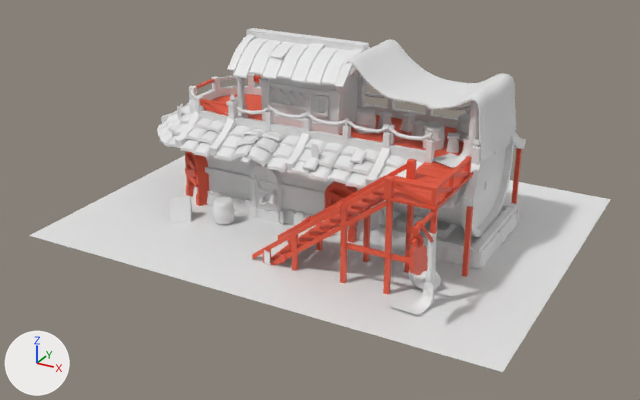
Two versions of the FBX model Assets/Models/Environment/TotalSceneSketch_01.fbx, one commit apart.
The view is the same before and after, from a camera (50 mm lens) standing at (7.23, -14.0, 7.09) and looking at (0.03, -0.9, 0.55). The lights are fixed; the arrows at lower left show +X, +Y and +Z. Where no turn or scale is listed for an object, it has been applied to the vertices. Vertices at the same position are counted once.

Before the edit, the objects in view are built like this:
```python
me_plane_082 = bpy.data.meshes.new('Plane.082')
me_plane_082.from_pydata([(-4.45, -3.39, 0.0), (4.45, -3.39, 0.0), (-4.45, 3.39, 0.0), (4.45, 3.39, 0.0)], [], [(0, 1, 3, 2)])
me_plane_082.materials.append(mat_ground)  # white #e7e7e7
me_plane_108 = bpy.data.meshes.new('Plane.108')
me_plane_108.from_pydata(...)  # 13927 vertices, 12094 faces; spans x -2414590.0..4699798.0, y -2616580.0..1022959.0, z -2680961.0..2331454.0
# faces by material slot: [1526, 1498, 762, 217, 4681, 1196, 2214]
me_plane_108.materials.append(mat_tileset6)  # white #e7e7e7
me_plane_108.materials.append(mat_tileset4)  # white #e7e7e7
me_plane_108.materials.append(mat_tileset5)  # white #e7e7e7
me_plane_108.materials.append(mat_plants)  # white #e7e7e7
me_plane_108.materials.append(mat_tileset2)  # white #e7e7e7
me_plane_108.materials.append(mat_tileset1)  # red #e7593e
me_plane_108.materials.append(mat_tileset3)  # white #e7e7e7
ob_plane_001 = bpy.data.objects.new('Plane.001', me_plane_082)
ob_plane_001.location = (0.05, -0.43, 0.02)
ob_plane_150 = bpy.data.objects.new('Plane.150', me_plane_108)
ob_plane_150.location = (-1.43, -0.67, 0.69)
ob_plane_150.rotation_euler = (-1.571, 0.0, 0.0)  # degrees (-90, 0, 0)
ob_plane_150.scale = (0.0, 0.0, 0.0)
```
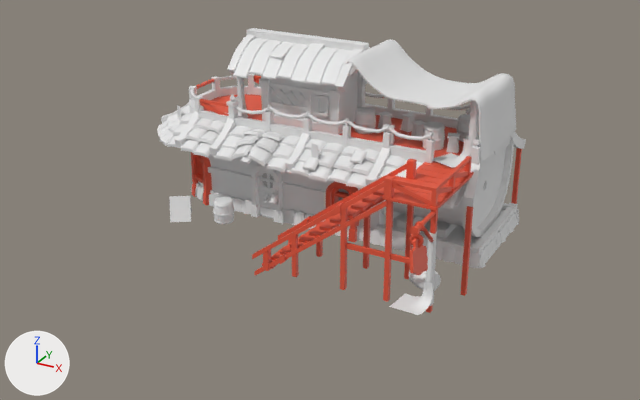
Location of each change, [x1, y1, x2, y2] in pixels of the pictures (640 x 400 px; the box of a moved part takes in the faces that stretch with it):
'Plane.150', reshaped, moved, turned, rescaled: [157, 28, 526, 315] in both
'Plane.001', deleted: before [29, 155, 611, 372]
'Door', added: after [258, 170, 275, 219]
'DoorGlass', added: after [262, 173, 274, 188]
'pPlane1', added: after [259, 189, 349, 218]
part 1 of me_plane_108, moved or reshaped: before [190, 155, 193, 161]; after [196, 155, 201, 175]
part 2 of me_plane_108, moved or reshaped (not visible before): after [195, 174, 203, 183]
part 3 of me_plane_108, moved or reshaped (not visible before): after [332, 187, 350, 205]
part 4 of me_plane_108, moved or reshaped: before [249, 178, 256, 186]; after [336, 191, 349, 195]
part 5 of me_plane_108, moved or reshaped (not visible afterwards): before [331, 188, 348, 205]
part 6 of me_plane_108, moved or reshaped: before [213, 197, 235, 224]; after [456, 114, 470, 142]
part 7 of me_plane_108, built on: before [205, 155, 473, 245]; after [160, 69, 526, 315]

The change, as a list of edits to the scene's bpy script:
```text
Change me_plane_108:
    used by ob_plane_150; location = (-1.43, -0.67, 0.69); rotation_euler = (-1.571, 0.0, 0.0), in degrees (-90, 0, 0); scale = (0.0, 0.0, 0.0)
    remove me_plane_108.from_pydata(...)  # 13927 vertices, 12094 faces; spans x -2414590.0..4699798.0, y -2616580.0..1022959.0, z -2680961.0..2331454.0
    add me_plane_108.from_pydata(...)  # 13916 vertices, 11981 faces; spans x -356.0..356.0, y -182.0..182.0, z -251.0..251.0
    me_plane_108 part 1: the loose piece of 47 vertices spanning x -1449952.0..-1047031.0, y -321840.0..271027.0, z -453222.0..-187105.0 is scaled about its middle by (0.000102, -0.0001, -9.38e-05), then moved by (1248260.0, 25329.0, 320167.0), in mat_tileset7 (red #e7593e)
    me_plane_108 part 2: the loose piece of 8 vertices spanning x -1479836.0..-1054215.0, y 215549.0..278103.0, z -509740.0..-190024.0 is scaled about its middle by (0.000102, -0.0001, -9.49e-05), then moved by (1266793.0, -246930.0, 349888.0), in mat_tileset7 (red #e7593e)
    me_plane_108 part 3: the loose piece of 47 vertices spanning x 1803891.0..2230886.0, y -321840.0..271027.0, z 1709204.0..1775468.0 is scaled about its middle by (0.0001, -0.0001, 0.0001), then moved by (-2017301.0, 25329.0, -1742314.0), in mat_tileset7 (red #e7593e)
    me_plane_108 part 4: the loose piece of 8 vertices spanning x 104518.0..234890.0, y -128998.0..-448.0, z -520347.0..-314033.0 is scaled about its middle by (0.00032, 4.87e-05, 3.23e-05), then moved by (-169617.0, 64655.0, 417207.0), in mat_tileset7 (red #e7593e)
    me_plane_108 part 5: the loose piece of 47 vertices spanning x 1803891.0..2230886.0, y -321840.0..271027.0, z -466016.0..-399752.0 is scaled about its middle by (0.0001, -0.0001, 0.0001), then moved by (-2017301.0, 25329.0, 432900.0), in mat_tileset7 (red #e7593e)
    me_plane_108 part 6: the loose piece of 272 vertices spanning x -405926.0..1632.0, y 219422.0..637256.0, z -1143086.0..-735528.0 is turned -180 degrees about the x axis through its middle and scaled by 0.0001, then moved by (202407.0, -428295.0, 939182.0), in mat_plants (white #e7e7e7)
    me_plane_108 part 7: 66 vertices removed from x -1742245.0..4571149.0, y -1033474.0..674813.0, z -422889.0..653067.0; 12908 vertices added at x -356.0..356.0, y -182.0..182.0, z -251.0..251.0
    remove me_plane_108.materials.append(mat_tileset2)  # white #e7e7e7
    remove me_plane_108.materials.append(mat_tileset1)  # red #e7593e
    add me_plane_108.materials.append(mat_tileset7)  # red #e7593e
    add me_plane_108.materials.append(mat_ground)  # white #e7e7e7
    add me_plane_108.materials.append(mat_lambert3)  # grey #bcbcbc
Add me_mesh_005:
    me_mesh_005.from_pydata([(-2.45, 1.1, 0.0), (-3.16, 0.41, 0.0), (-3.16, -0.49, 0.0), (-2.4, -1.1, 0.0), (3.21, -1.04, 0.0), (3.13, -1.1, 0.0), (3.21, 0.99, 0.0), (3.1, 1.1, 0.0), (0.17, 1.1, 0.0), (0.09, -1.1, 0.0)], [], [(8, 9, 5, 4, 6, 7), (2, 3, 9, 8, 0, 1)])
    me_mesh_005.materials.append(mat_lambert1)  # grey #bcbcbc
Change ob_plane_150:
    ob_plane_150.location: (-1.43, -0.67, 0.69) -> (-0.29, -0.85, 1.48)
    ob_plane_150.rotation_euler: (-1.571, 0.0, 0.0) -> (1.571, 0.0, 0.0)  # degrees (-90, 0, 0) -> degrees (90, 0, 0)
    ob_plane_150.scale: (0.0, 0.0, 0.0) -> (0.01, 0.01, 0.01)
Remove ob_plane_001:
    ob_plane_001 = bpy.data.objects.new('Plane.001', me_plane_082)
Add ob_pplane1:
    ob_pplane1 = bpy.data.objects.new('pPlane1', me_mesh_005)
    ob_pplane1.location = (0.0, 0.0, 0.06)
Add ob_doorglass:
    ob_doorglass = bpy.data.objects.new('DoorGlass', me_mesh_003)  # 16 vertices, 13 faces; spans x -164104.0..164104.0, y -164104.0..164104.0, z -3.0..3.0; in mat_lambert2 (grey #bcbcbc)
    ob_doorglass.parent = ob_door
    ob_doorglass.location = (-23.11, 73.7, 0.738)
    ob_doorglass.rotation_euler = (-3.142, 0.0, 0.0)  # degrees (-180, 0, 0)
    ob_doorglass.scale = (0.0001, 0.0001, 0.0001)
Add ob_door:
    ob_door = bpy.data.objects.new('Door', me_mesh_002)  # 343 vertices, 338 faces; spans x -44.0..-2.2, y -0.7..98.2, z -19.4..19.4; in mat_tileset2 (white #e7e7e7)
    ob_door.location = (-0.78, -0.98, 0.03)
    ob_door.rotation_euler = (1.571, 0.0, 0.0)  # degrees (90, 0, 0)
    ob_door.scale = (0.01, 0.01, 0.01)
```
